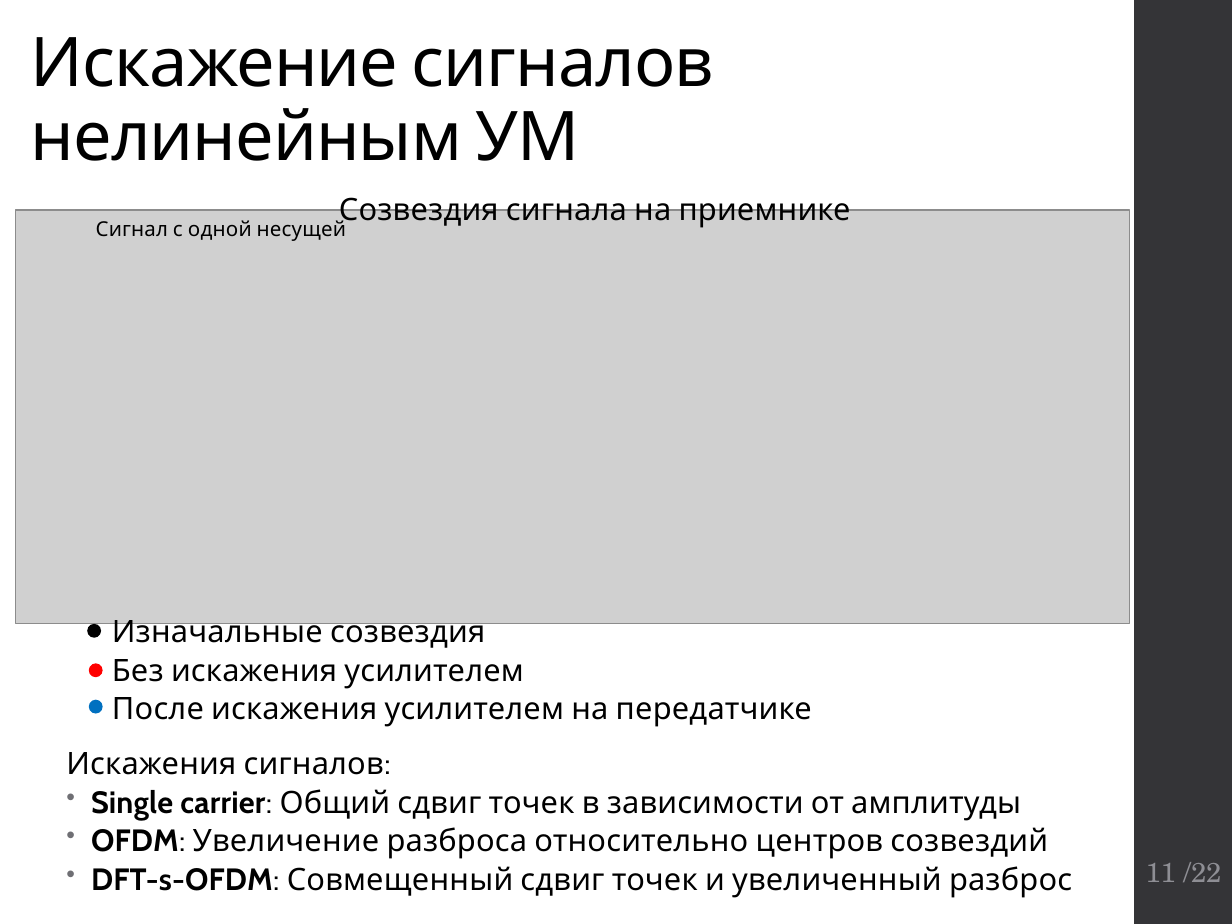
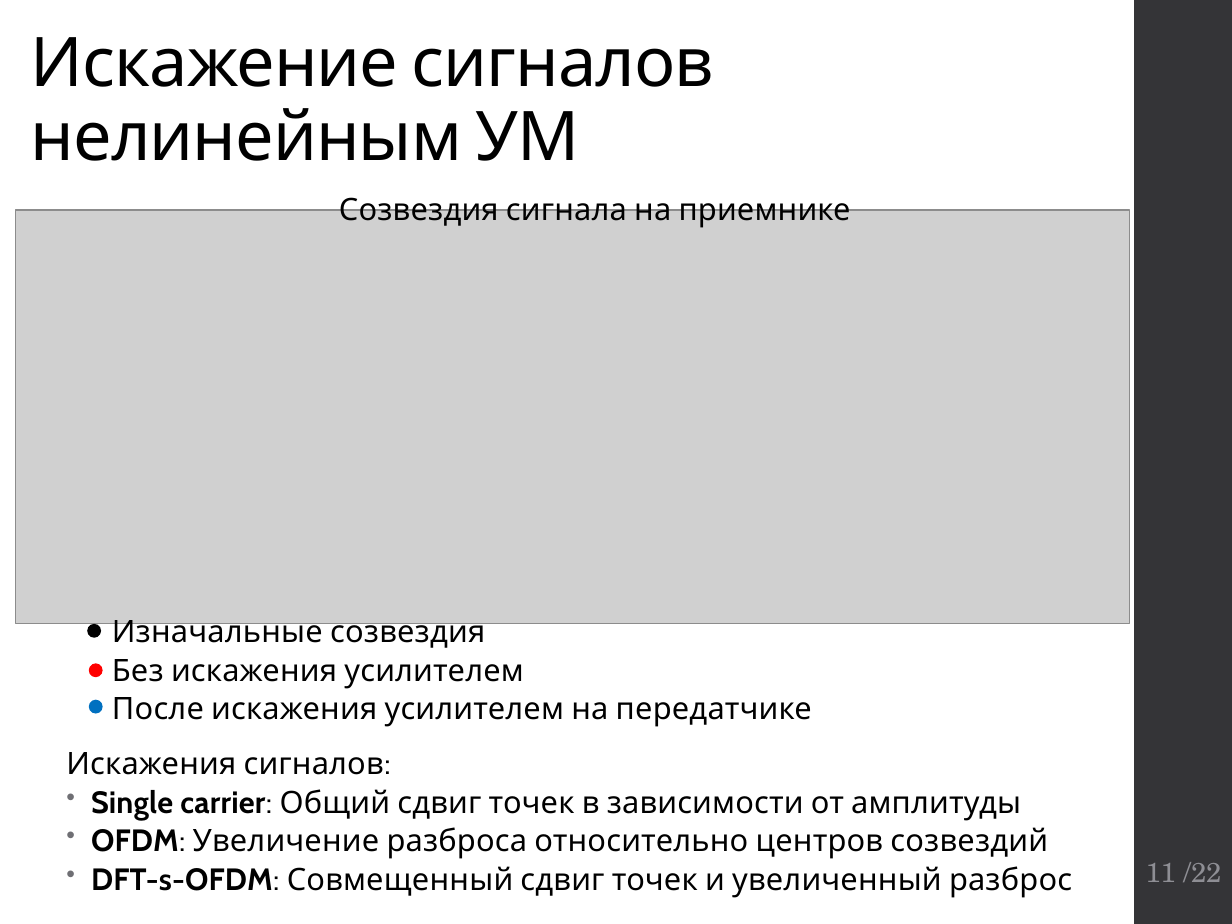
Before and after one commit to kannab98/graduation-paper, a slide deck: slide 11 of Presentation.pptx. Drawn at 1232x924 pixels with LibreOffice and Linux fonts; fonts in the diff are those of the drawing; grey boxes stand for pictures. Boxes give left, top, right and bottom in pixels: in the first picture for what was removed or moved away, otherwise in the second. Text is boxed around its words. In the diff, an @@ line names an element or a change of style, - is before the commit and + after.

```diff
--- a/Presentation.pptx
+++ b/Presentation.pptx
@@ text removed at box(96, 216, 346, 241) @@
-Сигнал с одной несущей
```
Also in this commit, not shown: 14 other slides changed, 2 slides added, 1 other file.
